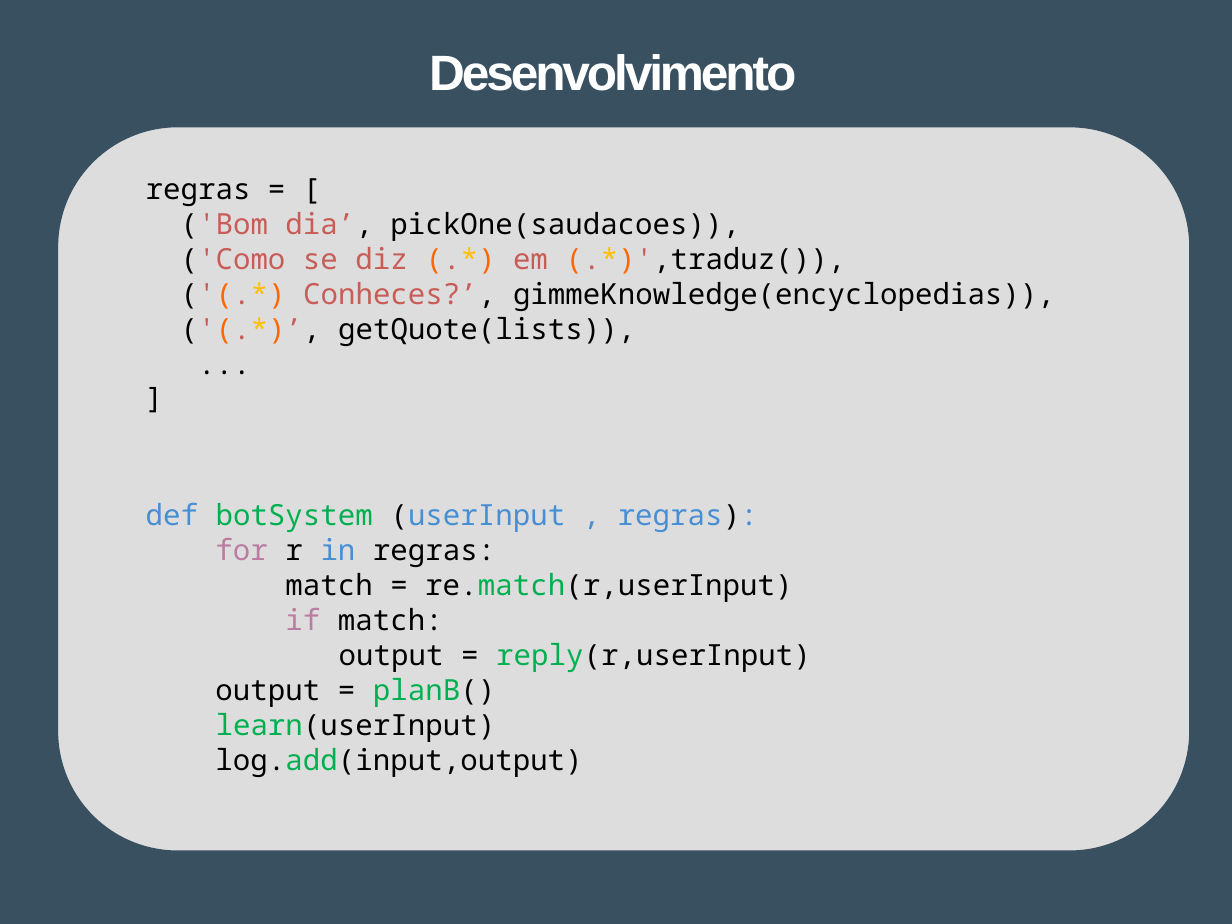
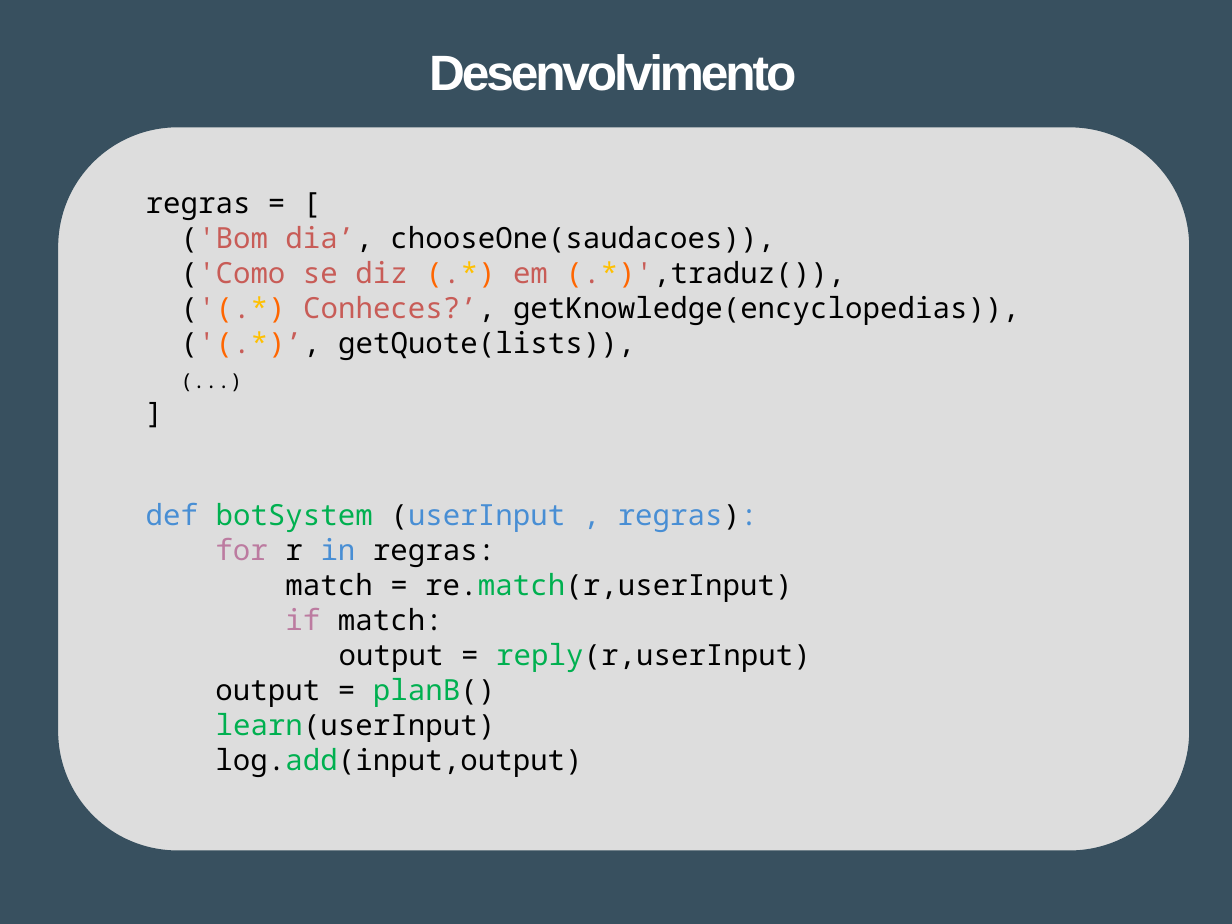
Before and after one commit to Tibblue/PLC, a slide deck: slide 6 of LEI/apresentações/apresLEI.pptx. Drawn at 1232x924 pixels with LibreOffice and Linux fonts; fonts in the diff are those of the drawing. Boxes give left, top, right and bottom in pixels: in the first picture for what was removed or moved away, otherwise in the second. Text is boxed around its words. In the diff, an @@ line names an element or a change of style, - is before the commit and + after.

```diff
--- a/LEI/apresentações/apresLEI.pptx
+++ b/LEI/apresentações/apresLEI.pptx
@@ text at box(146, 197, 1020, 360): text changed; size 17 to 12 pt @@
-...
+(...)
@@ text "regras = [": place and size @@
-text "regras = [" at box(146, 183, 1055, 346)
+text "regras = [" at box(146, 197, 1020, 360)
@@ text at box(181, 226, 775, 253): text changed @@
-('Bom dia’, pickOne(saudacoes)),
+('Bom dia’, chooseOne(saudacoes)),
@@ text at box(303, 296, 1020, 325): text changed @@
-('(.*) Conheces?’, gimmeKnowledge(encyclopedias)),
+('(.*) Conheces?’, getKnowledge(encyclopedias)),
```
Also in this commit, not shown: 1 other slide changed.
